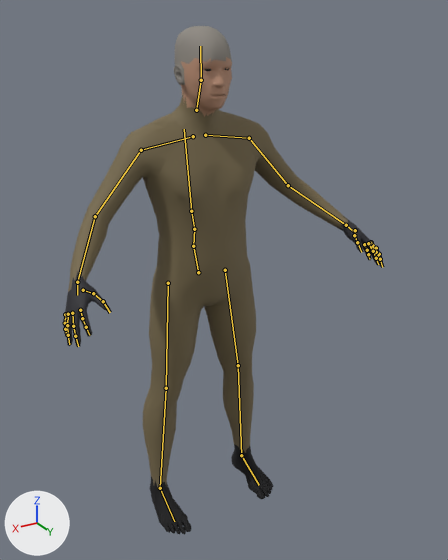
One commit to the glTF model art/chars/shopkeeper.glb: the scene before it, then after it.
The view is the same before and after, from a 50 mm lens placed at (1.001, 1.85, 1.853), pointed at (-0.04, 0.116, 0.986). The lights are fixed; the arrows at lower left show +X, +Y and +Z. The older version comes first. The bones that change, and the others that lie on the model, are drawn over the model as lines.

In view in the first picture: 'arms', 'body', 'head'.
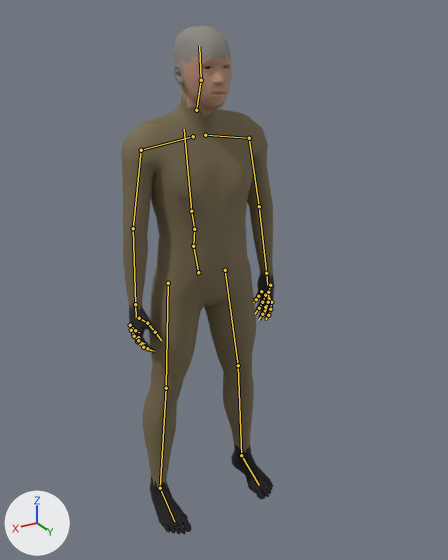
The newer file adds an action. The first version stands in its rest pose; the second is drawn at frame 8 of the action 'hit'.

Changed parts and their boxes [x1, y1, x2, y2] in the pictures (448 x 560 px):
'body', posed
    before: [143, 114, 273, 535]
    after: [143, 112, 273, 535]
'arms', posed (52% narrower)
    before: [63, 115, 384, 346]
    after: [121, 113, 274, 353]
'head', posed (20% wider)
    before: [159, 26, 232, 131]
    after: [146, 26, 234, 130]
bone 'upperarm_l', root to tip
    before: (249, 138) to (288, 185)
    after: (249, 138) to (259, 206)
bone 'lowerarm_l', root to tip
    before: (288, 185) to (346, 225)
    after: (259, 206) to (266, 273)
bone 'hand_l', root to tip
    before: (346, 225) to (356, 233)
    after: (266, 273) to (267, 285)
bone 'index_01_l', root to tip
    before: (371, 242) to (376, 248)
    after: (271, 302) to (270, 309)
bone 'index_02_l', root to tip
    before: (376, 248) to (379, 254)
    after: (270, 309) to (268, 315)
bone 'middle_01_l', root to tip
    before: (370, 243) to (376, 252)
    after: (269, 298) to (265, 307)
bone 'middle_02_l', root to tip
    before: (376, 252) to (380, 259)
    after: (265, 307) to (262, 314)
bone 'pinky_01_l', root to tip
    before: (364, 244) to (367, 250)
    after: (261, 291) to (258, 296)
bone 'pinky_03_l', root to tip
    before: (368, 254) to (369, 259)
    after: (256, 299) to (253, 302)
bone 'ring_01_l', root to tip
    before: (368, 243) to (373, 251)
    after: (265, 295) to (262, 302)
bone 'ring_02_l', root to tip
    before: (373, 251) to (376, 258)
    after: (262, 302) to (259, 308)
bone 'upperarm_r', root to tip
    before: (141, 150) to (95, 216)
    after: (141, 150) to (133, 228)
bone 'lowerarm_r', root to tip
    before: (95, 216) to (77, 282)
    after: (133, 228) to (135, 304)
bone 'hand_r', root to tip
    before: (77, 282) to (77, 295)
    after: (135, 304) to (136, 318)
bone 'index_01_r', root to tip
    before: (80, 310) to (82, 318)
    after: (138, 337) to (142, 344)
bone 'index_02_r', root to tip
    before: (82, 318) to (86, 327)
    after: (142, 344) to (147, 348)
bone 'middle_01_r', root to tip
    before: (72, 313) to (73, 326)
    after: (133, 334) to (137, 341)
bone 'middle_02_r', root to tip
    before: (73, 326) to (75, 336)
    after: (137, 341) to (143, 347)
bone 'pinky_01_r', root to tip
    before: (65, 314) to (65, 323)
    after: (130, 325) to (132, 328)
bone 'pinky_03_r', root to tip
    before: (65, 329) to (66, 334)
    after: (135, 330) to (139, 332)
bone 'ring_01_r', root to tip
    before: (68, 314) to (67, 325)
    after: (131, 330) to (134, 336)
bone 'ring_02_r', root to tip
    before: (67, 325) to (68, 335)
    after: (134, 336) to (138, 340)
bone 'head', root to tip
    before: (201, 80) to (200, 46)
    after: (201, 80) to (199, 46)

The edits, one by one:
Bone 'upperarm_l' (bone_upperarm_l) turns from (0, 0, 0) to (-1, 0, -32) degrees about its own x, y and z.
Bone 'lowerarm_l' (bone_lowerarm_l) turns from (0, 0, 0) to (-38, -3, -9) degrees about its own x, y and z.
Bone 'hand_l' (bone_hand_l) turns from (0, 0, 0) to (-11, -1, -5) degrees about its own x, y and z.
Bone 'index_01_l' (bone_index_01_l) turns from (0, 0, 0) to (7, -1, 10) degrees about its own x, y and z.
Bone 'index_02_l' (bone_index_02_l) turns from (0, 0, 0) to (6, -1, 11) degrees about its own x, y and z.
Bone 'middle_01_l' (bone_middle_01_l) turns from (0, 0, 0) to (8, -1, 9) degrees about its own x, y and z.
Bone 'middle_02_l' (bone_middle_02_l) turns from (0, 0, 0) to (8, -1, 9) degrees about its own x, y and z.
Bone 'pinky_01_l' (bone_pinky_01_l) turns from (0, 0, 0) to (10, -1, 7) degrees about its own x, y and z.
Bone 'pinky_03_l' (bone_pinky_03_l) turns from (0, 0, 0) to (10, -1, 6) degrees about its own x, y and z.
Bone 'ring_01_l' (bone_ring_01_l) turns from (0, 0, 0) to (9, -1, 9) degrees about its own x, y and z.
Bone 'ring_02_l' (bone_ring_02_l) turns from (0, 0, 0) to (9, -1, 8) degrees about its own x, y and z.
Bone 'upperarm_r' (bone_upperarm_r) turns from (0, 0, 0) to (-1, 0, 32) degrees about its own x, y and z.
Bone 'lowerarm_r' (bone_lowerarm_r) turns from (0, 0, 0) to (-38, 3, 9) degrees about its own x, y and z.
Bone 'hand_r' (bone_hand_r) turns from (0, 0, 0) to (-11, 1, 5) degrees about its own x, y and z.
Bone 'index_01_r' (bone_index_01_r) turns from (0, 0, 0) to (7, 1, -10) degrees about its own x, y and z.
Bone 'index_02_r' (bone_index_02_r) turns from (0, 0, 0) to (6, 1, -11) degrees about its own x, y and z.
Bone 'middle_01_r' (bone_middle_01_r) turns from (0, 0, 0) to (8, 1, -9) degrees about its own x, y and z.
Bone 'middle_02_r' (bone_middle_02_r) turns from (0, 0, 0) to (8, 1, -9) degrees about its own x, y and z.
Bone 'pinky_01_r' (bone_pinky_01_r) turns from (0, 0, 0) to (10, 1, -7) degrees about its own x, y and z.
Bone 'pinky_03_r' (bone_pinky_03_r) turns from (0, 0, 0) to (10, 1, -6) degrees about its own x, y and z.
Bone 'ring_01_r' (bone_ring_01_r) turns from (0, 0, 0) to (9, 1, -9) degrees about its own x, y and z.
Bone 'ring_02_r' (bone_ring_02_r) turns from (0, 0, 0) to (9, 1, -8) degrees about its own x, y and z.
Bone 'head' (bone_head) turns from (0, 0, 0) to (-3, 0, 0) degrees about its own x, y and z.
